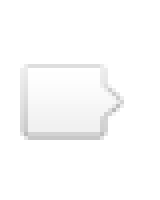
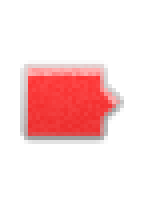
Layer changes from the first (160, 200) image to the second:
removed group "search" (6 layers) over [24, 68, 124, 136]
moved "Shape 8" out of group "search", painted on it over [24, 64, 120, 136]
showed "图层 0", painted on it over [20, 64, 124, 140]
